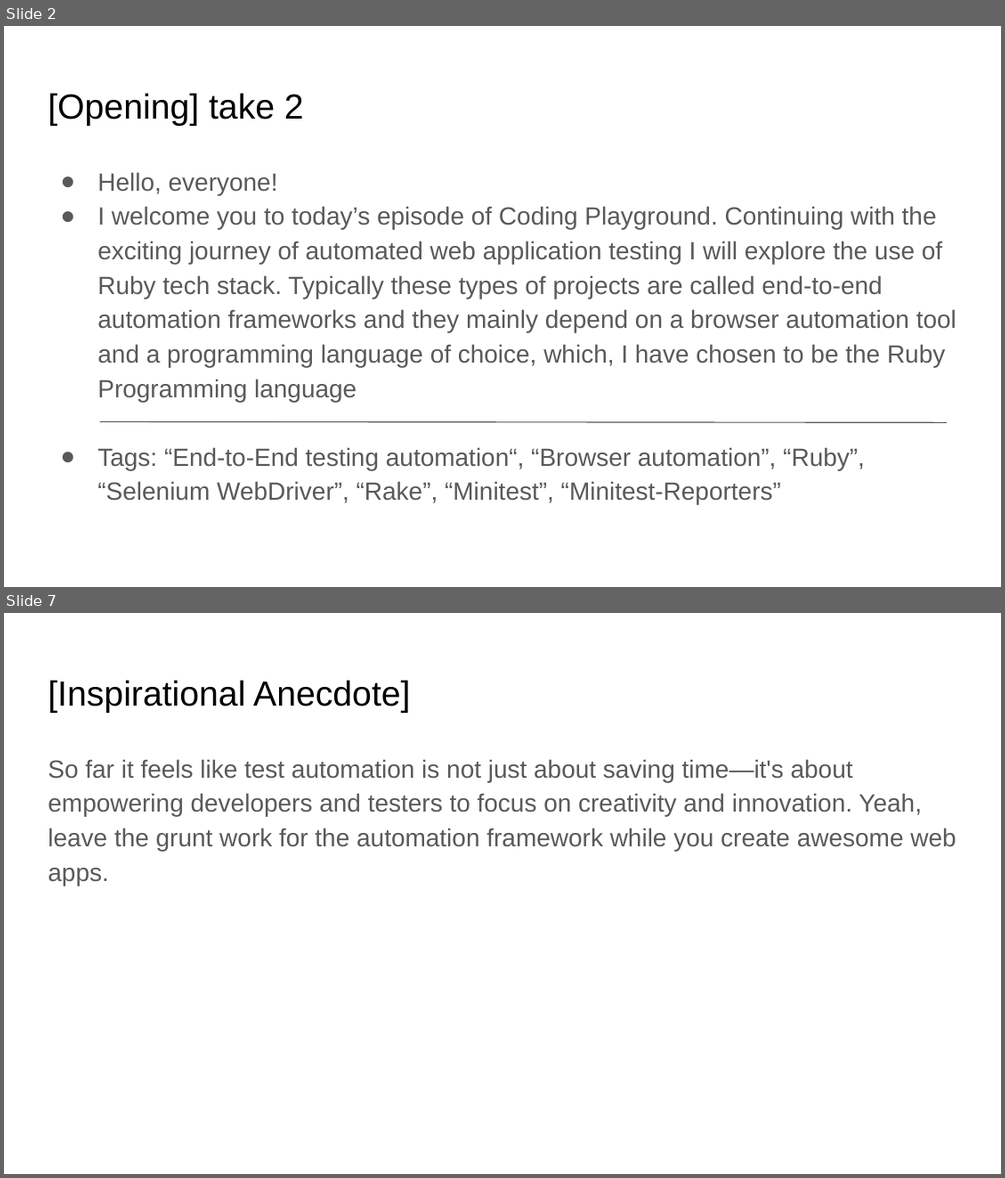
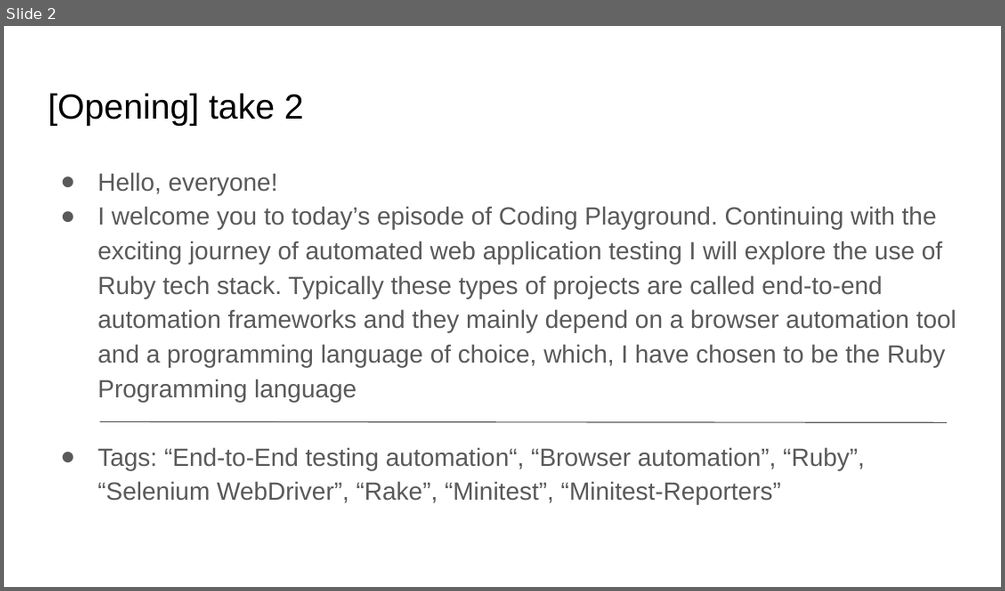
Before and after one commit to fawadmalik/end2EndAutomationWithRubyAndMinitestReport, a slide deck: docs/Web App Testing Automation.pptx. Shown one above the other, each under a label of ours: slides 2 and 7 before the commit, slide 2 after it; the slides between them are not shown. The pictures are 1005x1178 and 1005x591 pixels, drawn with LibreOffice and Linux fonts; fonts in the diff are those of the drawing. Boxes give left, top, right and bottom in pixels: in the first picture for what was removed or moved away, otherwise in the second. Text is boxed around its words. In the diff, an @@ line names an element or a change of style, - is before the commit and + after.

```diff
--- a/docs/Web App Testing Automation.pptx
+++ b/docs/Web App Testing Automation.pptx
@@ slide 7 removed at box(4, 613, 1001, 1174), background #FFFFFF @@
@@ title removed at box(48, 680, 410, 713) @@
-[Inspirational Anecdote]
@@ text removed at box(48, 759, 955, 885) @@
-So far it feels like test automation is not just about saving time—it's about empowering developers and testers to focus on creativity and innovation. Yeah, leave the grunt work for the automation framework while you create awesome web apps.
```
Also in this commit, not shown: 4 slides changed, 8 slides added, 3 other slides removed, 1 other file.
